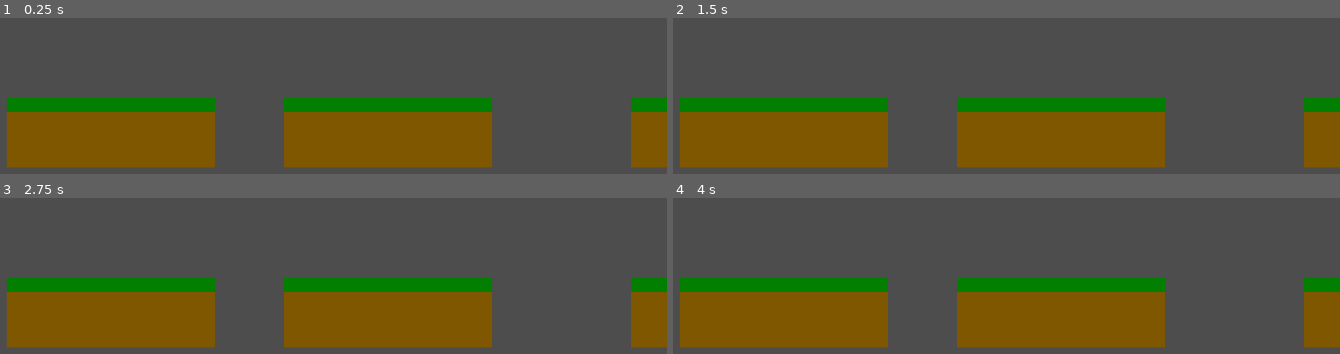
Above: before the commit, frames 1-4 (two rows, left to right).
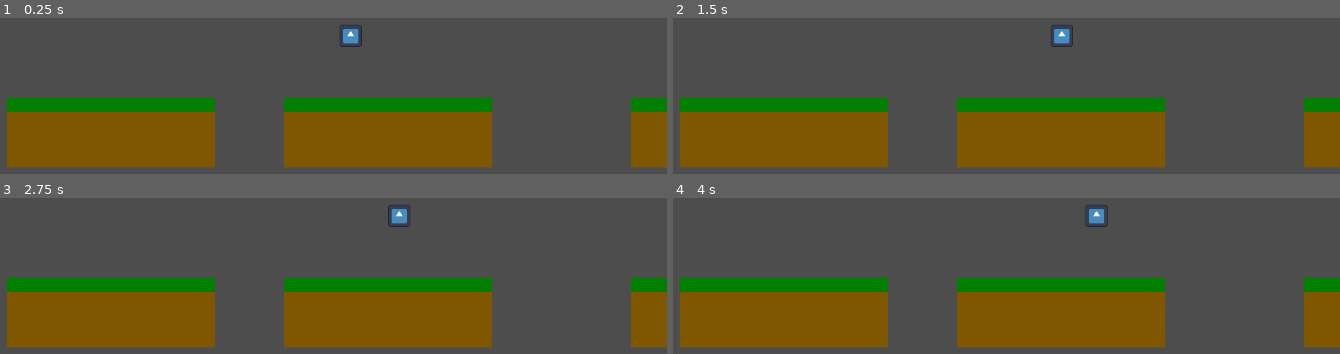
Above: after the commit, the same moments.

Repository: taiseicee/Devotion
Game: Godot game, scene res://scenes/levels/level_test.tscn
Two runs of this game, one before a commit and one after it. Both use one fixed random seed, a clock stepped at 60 frames per second and the inputs below. The engine's default icon, where the game draws it, is replaced by a stand-in: a white triangle on a blue panel in a dark square.
Inputs:
- Up to frame 1 (0.25 s): no input
- Up to frame 2 (1.5 s): tap Enter at 0.5 s; hold D (move_right, bound only after the commit) 0.53-1.28 s; hold A (move_left, bound only after the commit) from 1.28 s (still down)
- Up to frame 3 (2.75 s): release A (move_left, bound only after the commit) at 2.03 s; hold D (move_right, bound only after the commit) from 2.03 s (still down)
- Up to frame 4 (4 s): release D (move_right, bound only after the commit) at 3.53 s; hold A (move_left, bound only after the commit) from 3.53 s (still down)

The runs differ from the first frame. In frame 1, 0.3% of the frame differs, in the area x 50-55%, y 4-19%; in frame 2, 0.3%, in the area x 56-60%, y 4-19%; in frame 3, 0.3%; in frame 4, 0.3%.

Commit message:
Added basic horizontal movement

Diff:
--- a/project.godot
+++ b/project.godot
@@ -18,3 +18,23 @@
 [display]
 
 window/size/mode=2
+
+[input]
+
+move_right={
+"deadzone": 0.5,
+"events": [Object(InputEventKey,"resource_local_to_scene":false,"resource_name":"","device":-1,"window_id":0,"alt_pressed":false,"shift_pressed":false,"ctrl_pressed":false,"meta_pressed":false,"pressed":false,"keycode":0,"physical_keycode":68,"key_label":0,"unicode":100,"echo":false,"script":null)
+, Object(InputEventKey,"resource_local_to_scene":false,"resource_name":"","device":-1,"window_id":0,"alt_pressed":false,"shift_pressed":false,"ctrl_pressed":false,"meta_pressed":false,"pressed":false,"keycode":0,"physical_keycode":4194321,"key_label":0,"unicode":0,"echo":false,"script":null)
+]
+}
+move_left={
+"deadzone": 0.5,
+"events": [Object(InputEventKey,"resource_local_to_scene":false,"resource_name":"","device":-1,"window_id":0,"alt_pressed":false,"shift_pressed":false,"ctrl_pressed":false,"meta_pressed":false,"pressed":false,"keycode":0,"physical_keycode":65,"key_label":0,"unicode":97,"echo":false,"script":null)
+, Object(InputEventKey,"resource_local_to_scene":false,"resource_name":"","device":-1,"window_id":0,"alt_pressed":false,"shift_pressed":false,"ctrl_pressed":false,"meta_pressed":false,"pressed":false,"keycode":0,"physical_keycode":4194319,"key_label":0,"unicode":0,"echo":false,"script":null)
+]
+}
+jump={
+"deadzone": 0.5,
+"events": [Object(InputEventKey,"resource_local_to_scene":false,"resource_name":"","device":-1,"window_id":0,"alt_pressed":false,"shift_pressed":false,"ctrl_pressed":false,"meta_pressed":false,"pressed":false,"keycode":0,"physical_keycode":32,"key_label":0,"unicode":32,"echo":false,"script":null)
+]
+}
--- a/scenes/levels/level_test.tscn
+++ b/scenes/levels/level_test.tscn
@@ -1,6 +1,7 @@
-[gd_scene load_steps=4 format=3 uid="uid://d4g4tpj67q71j"]
+[gd_scene load_steps=5 format=3 uid="uid://d4g4tpj67q71j"]
 
 [ext_resource type="Texture2D" uid="uid://rn25o6845hnf" path="res://assets/graphics/levels/test-level-tile-map.png" id="1_o0xl5"]
+[ext_resource type="PackedScene" uid="uid://gk13n5w5sdjo" path="res://scenes/player/player.tscn" id="2_q26kf"]
 
 [sub_resource type="TileSetAtlasSource" id="TileSetAtlasSource_8m74y"]
 texture = ExtResource("1_o0xl5")
@@ -15,10 +16,13 @@
 physics_layer_0/collision_layer = 1
 sources/2 = SubResource("TileSetAtlasSource_8m74y")
 
-[node name="LevelTest" type="Node2D"]
+[node name="level_test" type="Node2D"]
 
-[node name="TileMap" type="TileMap" parent="."]
+[node name="level_tile_map" type="TileMap" parent="."]
 tile_set = SubResource("TileSet_xkiul")
 format = 2
 layer_0/name = "Ground"
 layer_0/tile_data = PackedInt32Array(262146, 65538, 1, 262147, 65538, 1, 262148, 65538, 1, 262150, 65538, 1, 262151, 65 …(583 unchanged characters)…
+
+[node name="player" parent="." instance=ExtResource("2_q26kf")]
+position = Vector2(696, 310)
--- a/scenes/player/player.tscn
+++ b/scenes/player/player.tscn
@@ -1,24 +1,31 @@
-[gd_scene load_steps=3 format=3 uid="uid://gk13n5w5sdjo"]
+[gd_scene load_steps=7 format=3 uid="uid://gk13n5w5sdjo"]
 
+[ext_resource type="Script" path="res://src/player/player.gd" id="1_2nw71"]
 [ext_resource type="Texture2D" uid="uid://b4bk082itopvy" path="res://icon.svg" id="1_m5cen"]
+[ext_resource type="Script" path="res://src/player/state_machine.gd" id="2_k38tq"]
+[ext_resource type="Script" path="res://src/player/idle.gd" id="2_q1bb2"]
+[ext_resource type="Script" path="res://src/player/move.gd" id="5_hlgto"]
 
 [sub_resource type="CapsuleShape2D" id="CapsuleShape2D_1ti1n"]
 
-[node name="Player" type="CharacterBody2D"]
+[node name="player" type="CharacterBody2D"]
+script = ExtResource("1_2nw71")
 
-[node name="Graphic" type="Sprite2D" parent="."]
+[node name="graphic" type="Sprite2D" parent="."]
 scale = Vector2(0.25, 0.25)
 texture = ExtResource("1_m5cen")
 
-[node name="Collider" type="CollisionShape2D" parent="."]
+[node name="collider" type="CollisionShape2D" parent="."]
 shape = SubResource("CapsuleShape2D_1ti1n")
 
-[node name="StateMachine" type="Node" parent="."]
+[node name="state_machine" type="Node" parent="." node_paths=PackedStringArray("starting_state")]
+script = ExtResource("2_k38tq")
+starting_state = NodePath("idle")
 
-[node name="Idle" type="Node" parent="StateMachine"]
+[node name="idle" type="Node" parent="state_machine" node_paths=PackedStringArray("state_move")]
+script = ExtResource("2_q1bb2")
+state_move = NodePath("../move")
 
-[node name="Jump" type="Node" parent="StateMachine"]
-
-[node name="Fall" type="Node" parent="StateMachine"]
-
-[node name="Move" type="Node" parent="StateMachine"]
+[node name="move" type="Node" parent="state_machine" node_paths=PackedStringArray("state_idle")]
+script = ExtResource("5_hlgto")
+state_idle = NodePath("../idle")
--- /dev/null
+++ b/src/player/idle.gd
@@ -0,0 +1,13 @@
+extends State
+
+@export
+var state_move: State
+
+func enter_state() -> void:
+	super()
+	character.velocity.x = 0
+
+func process_input(event: InputEvent) -> State:
+	if Input.is_action_just_pressed("move_left") or Input.is_action_just_pressed("move_right"):
+		return state_move
+	return null
--- /dev/null
+++ b/src/player/move.gd
@@ -0,0 +1,15 @@
+extends State
+
+@export
+var state_idle: State
+
+func process_physics(delta: float) -> State:
+	var movement: float = Input.get_axis("move_left", "move_right") * 100
+
+	if movement == 0:
+		return state_idle
+
+	character.velocity.x = movement
+	character.move_and_slide()
+
+	return null
--- /dev/null
+++ b/src/player/player.gd
@@ -0,0 +1,16 @@
+extends CharacterBody2D
+
+@onready
+var state_machine: Node = $state_machine
+
+func _ready() -> void:
+	state_machine.init(self)
+
+func _process(delta) -> void:
+	state_machine.process_frame(delta)
+
+func _unhandled_input(event):
+	state_machine.process_input(event)
+
+func _physics_process(delta):
+	state_machine.process_physics(delta)
--- /dev/null
+++ b/src/player/state_machine.gd
@@ -0,0 +1,38 @@
+extends Node
+## Basic Template for the State class.
+##
+## This is based off of Shaggy Dev's Godot-Based State Machine.
+## More info in README
+
+@export
+var starting_state: State
+
+var current_state: State
+
+func init(character: CharacterBody2D) -> void:
+	for state in get_children():
+		state.character = character
+
+	change_state(starting_state)
+
+func change_state(new_state: State) -> void:
+	if current_state:
+		current_state.exit_state()
+
+	current_state = new_state
+	current_state.enter_state()
+
+func process_frame(delta: float) -> void:
+	var new_state = current_state.process_frame(delta)
+	if new_state:
+		change_state(new_state)
+
+func process_input(event: InputEvent) -> void:
+	var new_state = current_state.process_input(event)
+	if new_state:
+		change_state(new_state)
+
+func process_physics(delta: float) -> void:
+	var new_state = current_state.process_physics(delta)
+	if new_state:
+		change_state(new_state)
--- /dev/null
+++ b/src/state-machine/state.gd
@@ -0,0 +1,27 @@
+class_name State
+extends Node
+## Basic Template for the State class.
+##
+## This is based off of Shaggy Dev's Godot-Based State Machine.
+## More info in README
+
+var character: CharacterBody2D
+
+# TODO: Animation functionality
+# TODO: Movement Component
+
+func enter_state() -> void:
+	# TODO: start animation upon enter
+	pass
+
+func exit_state() -> void:
+	pass
+
+func process_frame(delta: float) -> State:
+	return null
+
+func process_input(event: InputEvent) -> State:
+	return null
+
+func process_physics(delta: float) -> State:
+	return null
Not shown, changed: README.md
